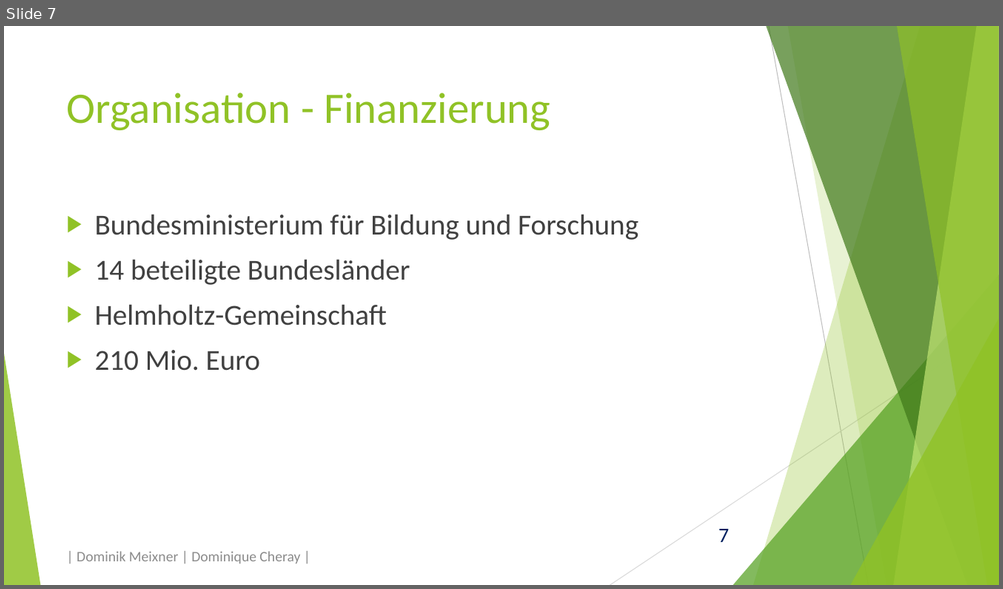
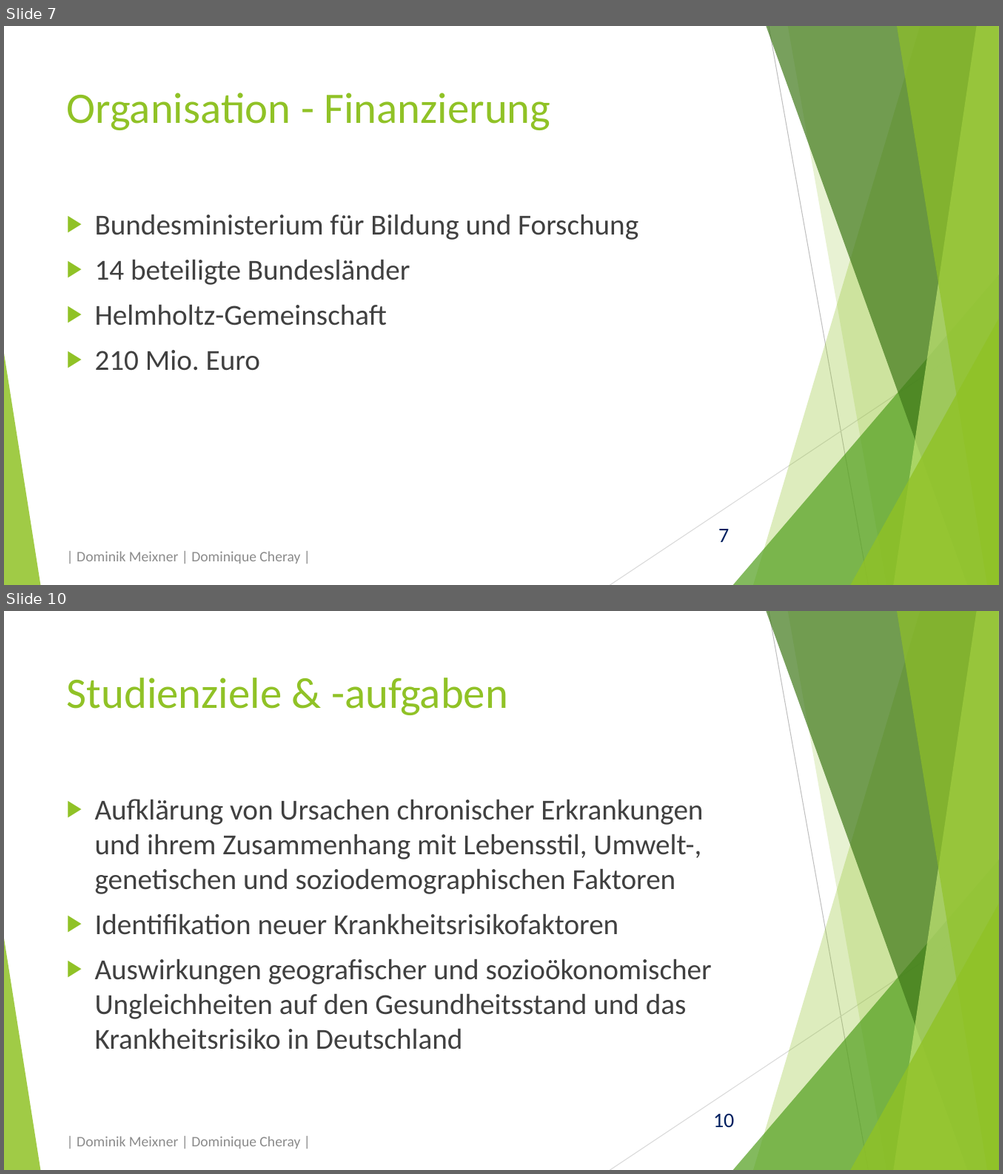
Before and after one commit to domeix/BlaBla, a slide deck: NationaleKohorte/NationaleKohortePraes.pptx. Shown one above the other, each under a label of ours: slide 7 before the commit, slides 7 and 10 after it; the slides between them are not shown. The pictures are 1003x589 and 1003x1174 pixels, drawn with LibreOffice and Linux fonts; fonts in the diff are those of the drawing. Boxes give left, top, right and bottom in pixels: in the first picture for what was removed or moved away, otherwise in the second. Text is boxed around its words. In the diff, an @@ line names an element or a change of style, - is before the commit and + after.

```diff
--- a/NationaleKohorte/NationaleKohortePraes.pptx
+++ b/NationaleKohorte/NationaleKohortePraes.pptx
@@ slide 10 added at (4,611,999,1170), background #FFFFFF; not listed: 11 template elements that a slide beside it also shows @@
@@ title added at (67,678,508,715), 42 pt, text #90C226 @@
+Studienziele & -aufgaben
@@ text added at (95,799,711,1050), 28 pt, text #404040 @@
+▶ Aufklärung von Ursachen chronischer Erkrankungen und ihrem Zusammenhang mit Lebensstil, Umwelt-, genetischen und soziodemographischen Faktoren
+▶ Identifikation neuer Krankheitsrisikofaktoren
+▶ Auswirkungen geografischer und sozioökonomischer Ungleichheiten auf den Gesundheitsstand und das Krankheitsrisiko in Deutschland
@@ text added at (77,1136,300,1149), 14 pt, text #8C8C8C @@
+| Dominik Meixner | Dominique Cheray |
```
Also in this commit, not shown: 5 slides changed, 14 other slides added, 1 other file.
